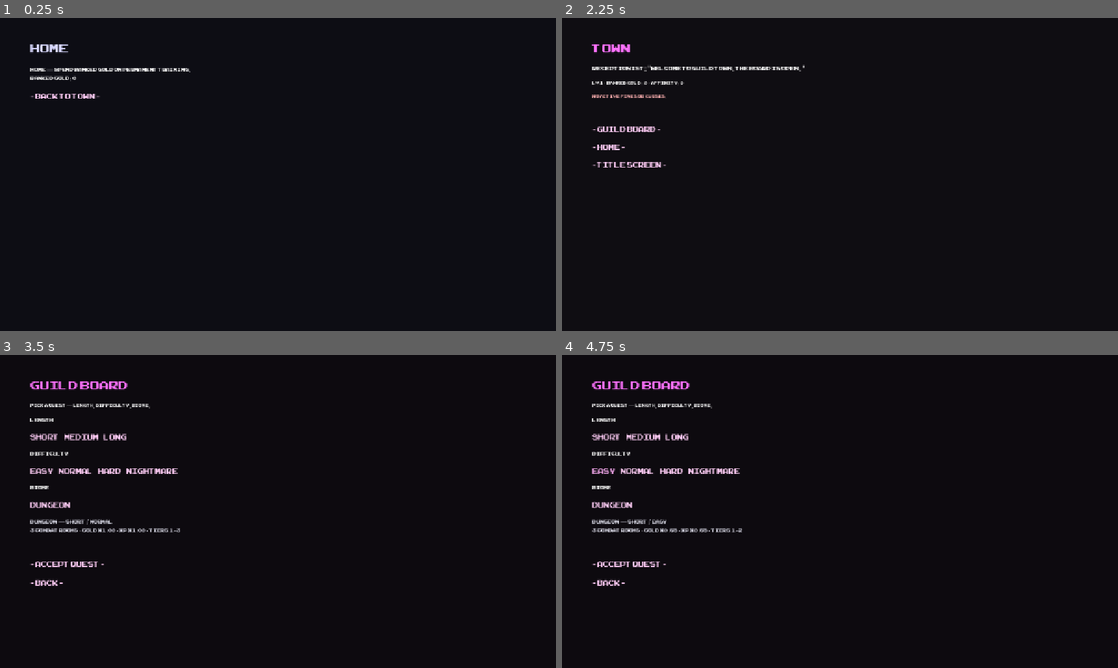
Above: before the commit, frames 1-4 (two rows, left to right).
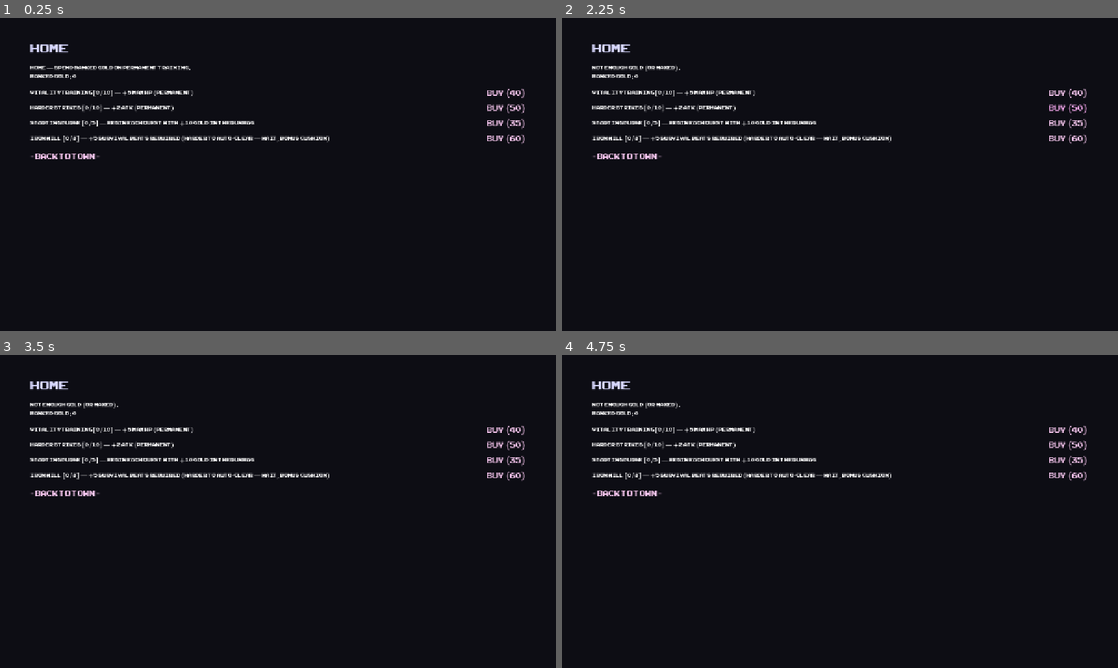
Above: after the commit, the same moments.

Repository: no-release/Temptress
Game: Godot game, scene res://scenes/Home.tscn
The game is run twice, just before and just after one commit, with the same random seed, the same clock (stepped at 60 frames per second) and the same inputs. This scene is started directly instead of the project's main scene.
Inputs (mouse positions are in pixels of both pictures, inside the frame that each line leads up to):
- Up to frame 1 (0.25 s): no input
- Up to frame 2 (2.25 s): click "- BACK TO TOWN -" (after the commit: "Buy (40)") at 0.5 s; click (606, 146) at 1.25 s, where only the run before the commit has a clickable "- HOME -"; click "- BACK TO TOWN -" (after the commit: "Buy (50)") at 2 s
- Up to frame 3 (3.5 s): click (66, 467) at 2.75 s, where only the run before the commit has a clickable "- GUILD BOARD -"
- Up to frame 4 (4.75 s): click (606, 470) at 3.5 s, where only the run before the commit has a clickable "Easy"; click (606, 470) at 4.25 s, where only the run before the commit has a clickable "Easy"

The runs differ from the first frame. In frame 1, 2.8% of the frame differs, in the area x 5-95%, y 15-46%; in frame 2, 3.4%; in frame 3, 4.3%, in the area x 5-95%, y 8-74%; in frame 4, 4.3%.
Error before the commit: Cannot call method 'get_children' on a null value. (res://scripts/Home.gd:19)

Commit message:
Phase 4: Home scene list

Diff:
--- a/rhythmtap-ui-updated-11/scenes/Home.tscn
+++ b/rhythmtap-ui-updated-11/scenes/Home.tscn
@@ -35,10 +35,11 @@
 theme_override_constants/margin_left = 70
 theme_override_constants/margin_top = 50
 theme_override_constants/margin_right = 70
+theme_override_constants/margin_bottom = 40
 
 [node name="VBox" type="VBoxContainer" parent="Margin"]
 layout_mode = 2
-theme_override_constants/separation = 20
+theme_override_constants/separation = 16
 
 [node name="Title" type="Label" parent="Margin/VBox"]
 layout_mode = 2
@@ -51,6 +52,10 @@
 autowrap_mode = 3
 text = "…"
 
+[node name="UpgradeList" type="VBoxContainer" parent="Margin/VBox"]
+layout_mode = 2
+theme_override_constants/separation = 10
+
 [node name="Back" type="Button" parent="Margin/VBox"]
 layout_mode = 2
 size_flags_horizontal = 0
